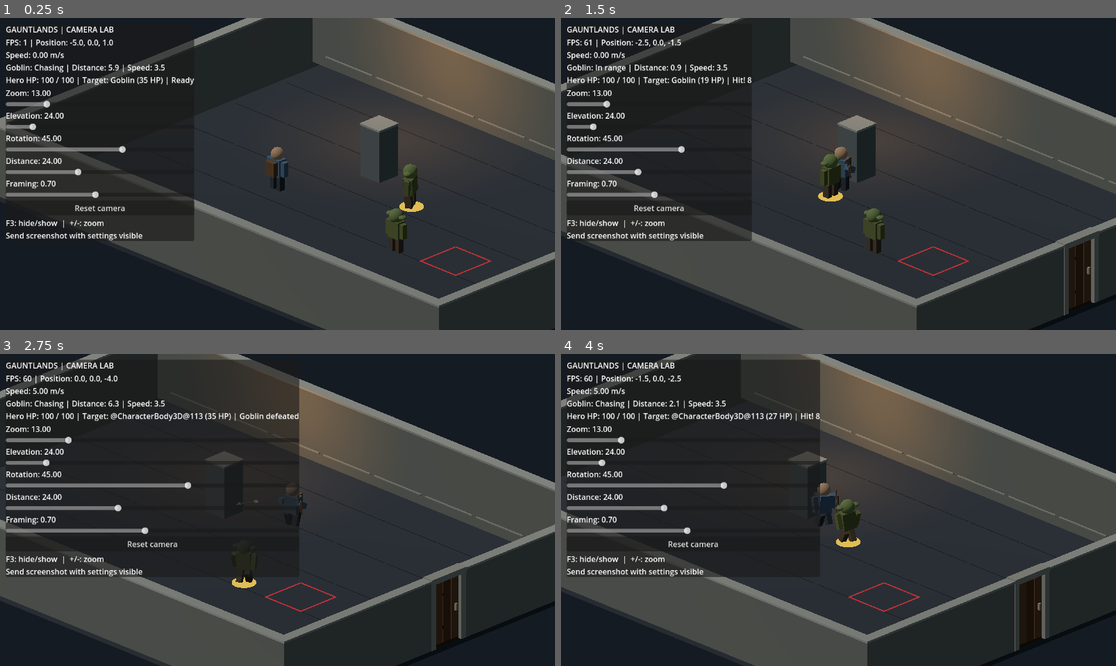
Above: before the commit, frames 1-4 (two rows, left to right).
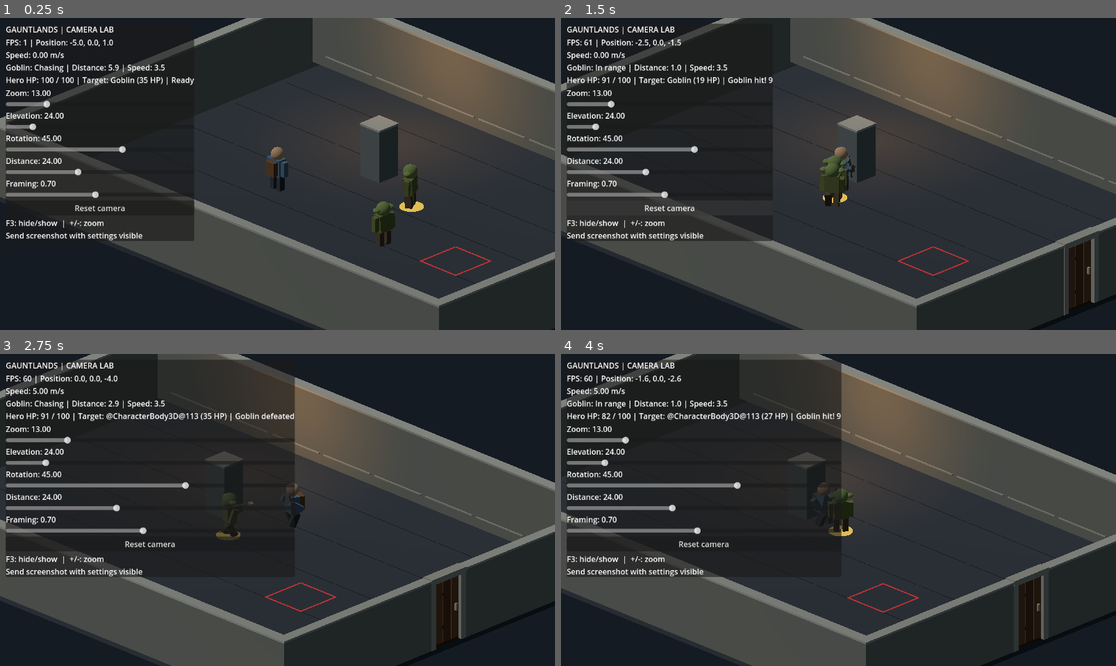
Above: after the commit, the same moments.

Repository: Jonty303/Project-Gauntlands
Game: Godot game, scene res://scenes/experiment_25d.tscn
Two runs of this game, one before a commit and one after it. Both use one fixed random seed, a clock stepped at 60 frames per second and the inputs below. This scene is started directly instead of the project's main scene.
Inputs (mouse positions are in pixels of both pictures, inside the frame that each line leads up to):
- Up to frame 1 (0.25 s): no input
- Up to frame 2 (1.5 s): tap Enter (ui_accept) at 0.5, 0.77 s; move the mouse to (960, 158) at 0.52 s; hold D (move_right) 0.53-1.25 s; hold Space (attack) 0.53-1.25 s; click (960, 158) at 0.67 s; drag from (727, 189) to (810, 236) at 1.27 s
- Up to frame 3 (2.75 s): move the mouse to (333, 441) at 2.02 s; hold D (move_right) from 2.03 s (still down); hold Space (attack) from 2.03 s (still down); tap E (target_next) at 2.1 s
- Up to frame 4 (4 s): release D (move_right) at 2.75 s; release Space (attack) at 2.75 s; drag from (810, 572) to (672, 463) at 2.77 s; move the mouse to (1005, 556) at 3.52 s; hold A (move_left) from 3.53 s (still down); hold Space (attack) from 3.53 s (still down); tap Tab (weapon_toggle) at 3.6 s; tap Enter (ui_accept) at 3.77 s

The runs differ from the first frame. In frame 1, 0.5% of the frame differs, in the area x 67-74%, y 58-76%; in frame 2, 1.6%; in frame 3, 1.4%; in frame 4, 5.0%, in the area x 0-100%, y 0-100%.

Commit message:
Make goblins attack with windup and RPG damage, retreat when wounded and return home when unseen

Diff:
--- a/scripts/experiment_25d.gd
+++ b/scripts/experiment_25d.gd
@@ -3,7 +3,9 @@
 const SPEED := 5.0
 const GOBLIN_SPEED := 3.5
 const GOBLIN_DETECTION := 12.0
-const GOBLIN_STOP := 1.15
+const GOBLIN_STOP := 1.65
+const GOBLIN_ATTACK_COOLDOWN := 1.45
+const GOBLIN_WINDUP := 0.48
 const SPIKE_TRAP = preload("res://scripts/spike_trap_25d.gd")
 const CHARACTER_ANIMATION = preload("res://scripts/character_animation_25d.gd")
 const DEBUG_OVERLAY = preload("res://scripts/debug_overlay_25d.gd")
@@ -32,6 +34,8 @@
 var attack_timer := 0.0
 var combat_log := "Ready"
 var goblin_health: Dictionary = {}
+var goblin_home: Dictionary = {}
+var goblin_ai: Dictionary = {}
 var hero_health := 100
 var hero_dead := false
 var goblin_state := "Idle"
@@ -72,6 +76,8 @@
         goblins.append(goblin)
         _decorate_actor(goblin, false)
         goblin_health[goblin] = 35
+        goblin_home[goblin] = goblin.global_position
+        goblin_ai[goblin] = {"state":"Idle", "cooldown":0.5, "windup":-1.0, "last_seen":-100.0}
     goblins[2].reparent(chamber_root, true)
     _place_spike_trap(Vector3(5.5, 0, 1.0))
     _make_target_marker()
@@ -126,11 +132,15 @@
     if not goblin_health.has(victim):
         return
     goblin_health[victim] = int(goblin_health[victim]) - amount
+    if goblin_ai.has(victim):
+        goblin_ai[victim]["windup"] = -1.0
     combat_log = "Spike trap hit goblin! -%d HP" % amount
     victim.get_node("Animator").call("play_hit")
     if int(goblin_health[victim]) <= 0:
         goblins.erase(victim)
         goblin_health.erase(victim)
+        goblin_home.erase(victim)
+        goblin_ai.erase(victim)
         if target == victim:
             target = null
             attack_timer = INF
@@ -145,7 +155,7 @@
     hero.get_node("Animator").call("play_hit")
     if hero_health <= 0:
         hero_dead = true
-        combat_log = "Hero defeated by trap"
+        combat_log = "Hero defeated"
         hero.velocity = Vector3.ZERO
 
 func _decorate_start_room() -> void:
@@ -260,7 +270,7 @@
     hero.move_and_slide()
     _update_combat(delta)
     _update_camera_transform(false, delta)
-    _update_goblin()
+    _update_goblin(delta)
     _update_room_reveal()
     _update_wall_visibility()
     _animate_wall_windows(delta)
@@ -383,6 +393,8 @@
         var fallen := target
         goblins.erase(fallen)
         goblin_health.erase(fallen)
+        goblin_home.erase(fallen)
+        goblin_ai.erase(fallen)
         fallen.queue_free()
         target = null
         target_marker.visible = false
@@ -447,26 +459,81 @@
     var desired := atan2(-facing.x, -facing.z)
     actor.rotation.y = rotate_toward(actor.rotation.y, desired, delta * 8.0)
 
-func _update_goblin() -> void:
-    if goblins.is_empty():
-        return
-    var goblin := goblins[0]
-    if not is_instance_valid(goblin):
-        return
-    var displacement := hero.global_position - goblin.global_position
-    displacement.y = 0.0
-    goblin_distance = displacement.length()
-    if goblin_distance <= GOBLIN_DETECTION and goblin_distance > GOBLIN_STOP:
-        goblin_state = "Chasing"
-        goblin.velocity = displacement.normalized() * GOBLIN_SPEED
-    else:
-        goblin_state = "Idle" if goblin_distance > GOBLIN_DETECTION else "In range"
-        goblin.velocity = Vector3.ZERO
-    goblin.move_and_slide()
-    if goblin.velocity.length_squared() > 0.001:
-        _turn_actor(goblin, goblin.velocity, get_physics_process_delta_time())
-    if goblin_state == "In range" and randf() < 0.008:
-        goblin.get_node("Animator").call("play_attack")
+func _goblin_sees_hero(goblin: CharacterBody3D) -> bool:
+    if not goblin.is_visible_in_tree() or hero_dead:
+        return false
+    if goblin.global_position.distance_to(hero.global_position) > GOBLIN_DETECTION:
+        return false
+    var from := goblin.global_position + Vector3.UP
+    var to := hero.global_position + Vector3.UP
+    var ray := PhysicsRayQueryParameters3D.create(from, to)
+    ray.collision_mask = 1
+    return get_world_3d().direct_space_state.intersect_ray(ray).is_empty()
+
+func _update_goblin(delta: float) -> void:
+    goblin_state = "Idle"
+    goblin_distance = 0.0
+    for goblin in goblins:
+        if not is_instance_valid(goblin) or not goblin.is_visible_in_tree():
+            continue
+        var ai: Dictionary = goblin_ai[goblin]
+        var displacement := hero.global_position - goblin.global_position
+        displacement.y = 0.0
+        var distance := displacement.length()
+        var home: Vector3 = goblin_home[goblin]
+        var sees := _goblin_sees_hero(goblin)
+        ai["cooldown"] = maxf(0.0, float(ai["cooldown"]) - delta)
+        var health := int(goblin_health.get(goblin, 0))
+        var retreating := health <= 10
+        var state := "Idle"
+        var velocity := Vector3.ZERO
+        if float(ai["windup"]) >= 0.0:
+            ai["windup"] = float(ai["windup"]) - delta
+            state = "Attacking"
+            if float(ai["windup"]) < 0.0 and sees and distance <= GOBLIN_STOP + 0.35 and not hero_dead:
+                var roll := randf()
+                if roll < 0.18:
+                    combat_log = "Goblin misses!"
+                else:
+                    var critical := roll > 0.94
+                    var damage := 16 if critical else 9
+                    _take_hero_damage(damage)
+                    combat_log = ("Goblin critical! " if critical else "Goblin hit! ") + str(damage)
+        elif retreating:
+            state = "Retreating"
+            var away := goblin.global_position - hero.global_position
+            away.y = 0.0
+            if sees and away.length_squared() > 0.01:
+                velocity = away.normalized() * GOBLIN_SPEED
+            elif goblin.global_position.distance_to(home) > 0.6:
+                velocity = (home - goblin.global_position).normalized() * GOBLIN_SPEED
+            else:
+                state = "Guarding"
+        elif sees:
+            ai["last_seen"] = Time.get_ticks_msec() / 1000.0
+            if distance > GOBLIN_STOP:
+                state = "Chasing"
+                velocity = displacement.normalized() * GOBLIN_SPEED
+            elif float(ai["cooldown"]) <= 0.0:
+                state = "Attacking"
+                ai["windup"] = GOBLIN_WINDUP
+                ai["cooldown"] = GOBLIN_ATTACK_COOLDOWN
+                goblin.get_node("Animator").call("play_attack")
+            else:
+                state = "In range"
+        elif goblin.global_position.distance_to(home) > 0.6:
+            state = "Returning"
+            velocity = (home - goblin.global_position).normalized() * GOBLIN_SPEED
+        goblin.velocity = velocity
+        goblin.move_and_slide()
+        if velocity.length_squared() > 0.001:
+            _turn_actor(goblin, velocity, delta)
+        elif state == "Attacking" and displacement.length_squared() > 0.001:
+            _turn_actor(goblin, displacement, delta)
+        ai["state"] = state
+        if goblin == goblins[0]:
+            goblin_state = state
+            goblin_distance = distance
 
 func _update_wall_visibility() -> void:
     # Fade foreground walls for the hero and for enemies with a clear
